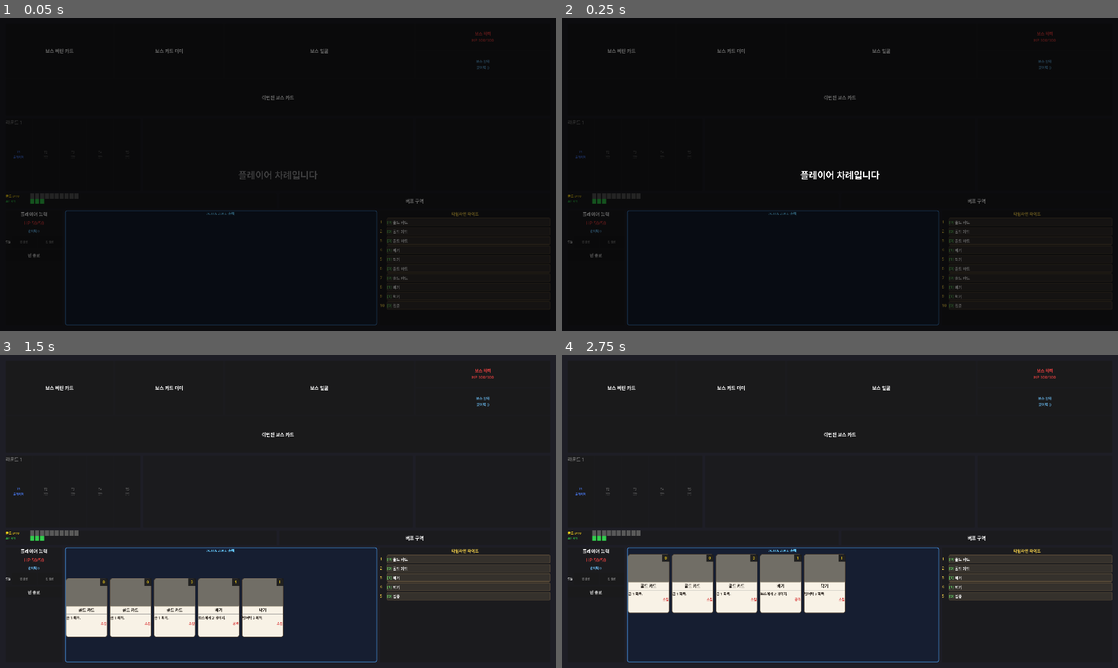
Above: before the commit, frames 1-4 (two rows, left to right).
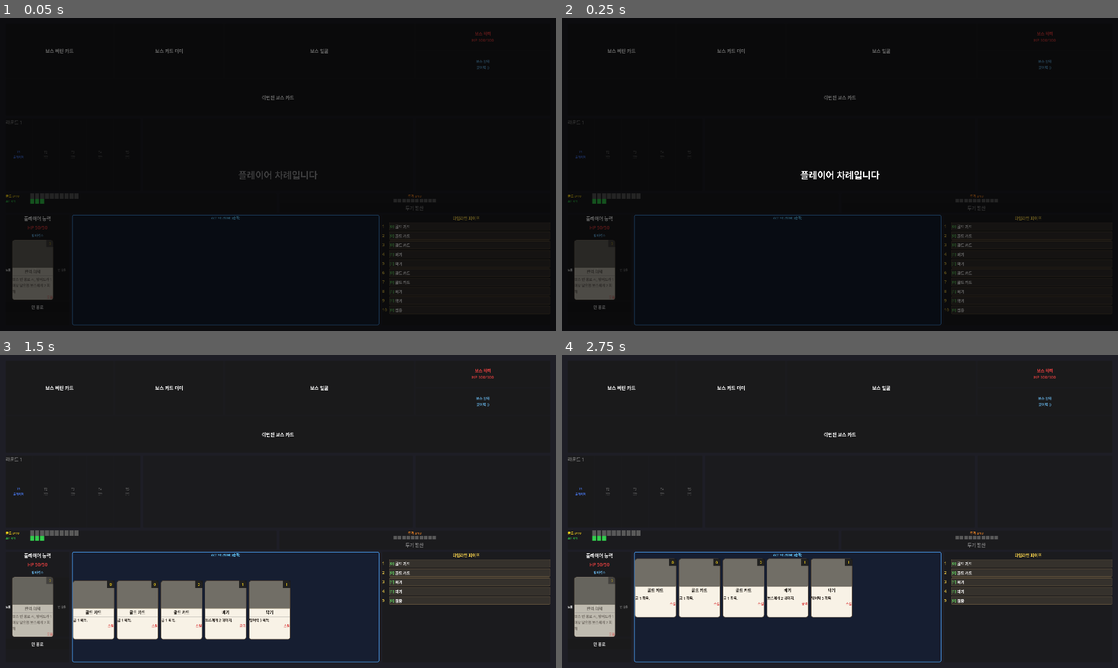
Above: after the commit, the same moments.

Repository: Bobby-Kang/boss-raid-card-game
Game: Godot game, scene res://scenes/main/main_scene.tscn
Two runs of this game, one before a commit and one after it. Both use one fixed random seed, a clock stepped at 60 frames per second and the inputs below.
Inputs:
- Up to frame 1 (0.05 s): no input
- Up to frame 2 (0.25 s): no input
- Up to frame 3 (1.5 s): tap Enter at 0.5 s; tap Space at 1.25 s
- Up to frame 4 (2.75 s): tap Enter at 2 s

The runs differ from the first frame. In frame 1, 2.6% of the frame differs, in the area x 1-99%, y 56-99%; in frame 2, 2.6%; in frame 3, 7.3%; in frame 4, 7.8%.

Commit message:
feat: 전사 고유 시스템 구현 — 투기 발산 + 반격 태세 모듈
- 투기 발산: 플레이어 턴 종료 시 남은 AP → 투기 스택(최대 10),
  10스택 도달 시 0 AP로 보스 10 피해 + 방어도 10 획득
  (WarriorRageSystem, BuffBar 내 RageLabel/RageOrbs/RageButton UI)
- 반격 태세 모듈: ActiveSlot1에 기본 장착. 보스 턴 종료 시
  방어도 1+ 남으면 보스에게 2 피해
  (ModuleAbility 베이스 + CounterStanceAbility 구현)
- 방어도 리셋 시점: 턴 종료 → 라운드 종료로 변경
  (반격 태세·투기 발산의 방어도 보너스가 라운드 내내 유효)
- 드롭존 규칙: MODULE 카드는 PLAY/DISCARD 거부, ACTIVE만 허용
- 직업 고유 시스템을 위한 디렉토리 구조 도입:
  scripts/characters/warrior/, scripts/cards/modules/,
  resources/cards/warrior/
- 문서 업데이트: GDD.md, GDD_warrior.md, CLAUDE.md

Co-Authored-By: Claude Opus 4.6 <noreply@anthropic.com>

Diff:
--- /dev/null
+++ b/resources/cards/warrior/module_counter_stance.tres
@@ -0,0 +1,16 @@
+[gd_resource type="Resource" script_class="CardData" format=3]
+
+[ext_resource type="Script" path="res://scripts/cards/card_data.gd" id="1_script"]
+[ext_resource type="Script" path="res://scripts/characters/warrior/counter_stance_ability.gd" id="2_ability"]
+
+[sub_resource type="Resource" id="Ability_counter_stance"]
+script = ExtResource("2_ability")
+module_id = "counter_stance"
+
+[resource]
+script = ExtResource("1_script")
+card_name = "반격 태세"
+cost = 0
+description = "보스 턴 종료 시, 방어도가 1 이상 남으면 보스에게 2 피해"
+card_type = 3
+module_ability = SubResource("Ability_counter_stance")
--- a/scenes/main/main_scene.tscn
+++ b/scenes/main/main_scene.tscn
@@ -257,11 +257,30 @@
 layout_mode = 2
 size_flags_horizontal = 3
 
-[node name="BuffLabel" type="Label" parent="BattleField/VBoxLayout/BottomArea/StatusBars/BuffBar" unique_id=380891074]
-layout_mode = 2
-text = "버프 구역"
-horizontal_alignment = 1
-vertical_alignment = 1
+[node name="VBox" type="VBoxContainer" parent="BattleField/VBoxLayout/BottomArea/StatusBars/BuffBar" unique_id=1168652075]
+layout_mode = 2
+theme_override_constants/separation = 2
+
+[node name="RageLabel" type="Label" parent="BattleField/VBoxLayout/BottomArea/StatusBars/BuffBar/VBox" unique_id=1168652076]
+unique_name_in_owner = true
+layout_mode = 2
+theme_override_colors/font_color = Color(1, 0.55, 0.15, 1)
+theme_override_font_sizes/font_size = 11
+text = "투기 0/10"
+horizontal_alignment = 1
+vertical_alignment = 1
+
+[node name="RageOrbs" type="HBoxContainer" parent="BattleField/VBoxLayout/BottomArea/StatusBars/BuffBar/VBox" unique_id=1168652077]
+unique_name_in_owner = true
+layout_mode = 2
+alignment = 1
+theme_override_constants/separation = 3
+
+[node name="RageButton" type="Button" parent="BattleField/VBoxLayout/BottomArea/StatusBars/BuffBar/VBox" unique_id=1168652078]
+unique_name_in_owner = true
+layout_mode = 2
+disabled = true
+text = "투기 발산"
 
 [node name="PlayerZones" type="HBoxContainer" parent="BattleField/VBoxLayout/BottomArea" unique_id=1701593457]
 custom_minimum_size = Vector2(0, 180)
--- a/scripts/cards/card_data.gd
+++ b/scripts/cards/card_data.gd
@@ -1,5 +1,8 @@
 class_name CardData
 extends Resource
+
+# class_name 등록 순서 회피를 위한 preload (ModuleAbility 타입 힌트용)
+const _ModuleAbilityType = preload("res://scripts/cards/modules/module_ability.gd")
 
 enum CardType { ATTACK, SKILL, POWER, MODULE }
 
@@ -9,6 +12,7 @@
 @export var card_type: CardType = CardType.ATTACK
 @export var artwork: Texture2D = null
 @export var effects: Array[CardEffect] = []
+@export var module_ability: ModuleAbility = null
 
 
 func get_description_text() -> String:
--- /dev/null
+++ b/scripts/cards/modules/module_ability.gd
@@ -0,0 +1,20 @@
+class_name ModuleAbility
+extends Resource
+
+## 공용 모듈 능력 베이스 클래스.
+## 모든 직업의 모듈 카드가 상속받는 훅 인터페이스.
+## 자식 클래스는 필요한 훅만 선택적으로 오버라이드한다.
+
+@export var module_id: String = ""
+
+
+func on_boss_turn_end(_ctx: GameContext) -> void:
+	pass
+
+
+func on_player_turn_start(_ctx: GameContext) -> void:
+	pass
+
+
+func on_player_turn_end(_ctx: GameContext) -> void:
+	pass
--- /dev/null
+++ b/scripts/characters/warrior/counter_stance_ability.gd
@@ -0,0 +1,10 @@
+class_name CounterStanceAbility
+extends ModuleAbility
+
+## 전사 전용 모듈 — 반격 태세.
+## 보스 턴 종료 시 플레이어 방어도가 1 이상 남아있으면 보스에게 2 피해.
+
+
+func on_boss_turn_end(ctx: GameContext) -> void:
+	if ctx.player_block >= 1:
+		ctx.deal_damage_to_boss(2)
--- /dev/null
+++ b/scripts/characters/warrior/rage_system.gd
@@ -0,0 +1,41 @@
+class_name WarriorRageSystem
+extends RefCounted
+
+## 전사 전용 — 투기 발산 시스템.
+## 플레이어 턴 종료 시 남은 AP를 투기 스택으로 치환하고,
+## 10스택 도달 시 발동하여 보스 10 피해 + 플레이어 방어도 10을 부여한다.
+##
+## GameContext에는 이 시스템 관련 상태가 존재하지 않는다.
+## main_scene에서 GameContext 참조를 주입받아 피해/방어도 부여를 위임한다.
+
+signal rage_changed(stacks: int, max_stacks: int)
+
+const MAX_RAGE := 10
+
+var stacks: int = 0
+var ctx: GameContext
+
+
+func _init(game_ctx: GameContext) -> void:
+	ctx = game_ctx
+
+
+func add(amount: int) -> void:
+	if amount <= 0:
+		return
+	stacks = mini(stacks + amount, MAX_RAGE)
+	rage_changed.emit(stacks, MAX_RAGE)
+
+
+func can_consume() -> bool:
+	return stacks >= MAX_RAGE
+
+
+func consume() -> bool:
+	if not can_consume():
+		return false
+	ctx.deal_damage_to_boss(10)
+	ctx.add_block(10)
+	stacks = 0
+	rage_changed.emit(stacks, MAX_RAGE)
+	return true
--- a/scripts/main/main_scene.gd
+++ b/scripts/main/main_scene.gd
@@ -4,11 +4,19 @@
 const DRAW_COUNT := 5
 const TURNS_PER_ROUND := 5
 
-# 카드 종류 (4종)
+# 카드 종류 (공용 스타터 4종)
 const CARD_GOLD := preload("res://resources/cards/starter_gold.tres")
 const CARD_ATTACK := preload("res://resources/cards/starter_attack.tres")
 const CARD_BLOCK := preload("res://resources/cards/starter_block.tres")
 const CARD_DRAW := preload("res://resources/cards/starter_draw.tres")
+
+# 전사 전용 모듈
+const MODULE_COUNTER_STANCE := preload("res://resources/cards/warrior/module_counter_stance.tres")
+
+# Rage UI
+const RAGE_COLOR := Color(1.0, 0.55, 0.15, 1.0)
+const RAGE_EMPTY_COLOR := Color(0.35, 0.35, 0.35, 1.0)
+const RAGE_ORB_SIZE := 12
 
 const STARTER_DECK: Array = [
 	CARD_GOLD, CARD_GOLD, CARD_GOLD, CARD_ATTACK, CARD_BLOCK,
@@ -38,14 +46,20 @@
 @onready var active_slot_1: PanelContainer = %ActiveSlot1
 @onready var active_slot_2: PanelContainer = %ActiveSlot2
 
+# Rage UI (전사 투기 발산)
+@onready var rage_label: Label = %RageLabel
+@onready var rage_orbs: HBoxContainer = %RageOrbs
+@onready var rage_button: Button = %RageButton
+
 # 카드 배열
 var hand_cards: Array[Control] = []    # 손패 (최대 5장, 사용 가능)
 var queue_cards: Array[Control] = []   # 타임라인 파이프 (대기 중)
 
 var game_ctx: GameContext
+var rage_system: WarriorRageSystem
 var is_discarding_from_effect: bool = false
 
-# 예비/액티브 슬롯
+# 액티브 슬롯
 var active_cards: Array[Control] = [null, null]
 
 # 라운드/턴
@@ -83,6 +97,13 @@
 	_on_boss_hp_changed(game_ctx.boss_hp, game_ctx.boss_max_hp)
 	_on_boss_block_changed(game_ctx.boss_block)
 
+	# 전사 전용 — 투기 발산 시스템
+	rage_system = WarriorRageSystem.new(game_ctx)
+	rage_system.rage_changed.connect(_on_rage_changed)
+	_create_rage_orbs(WarriorRageSystem.MAX_RAGE)
+	rage_button.pressed.connect(_on_rage_button_pressed)
+	_on_rage_changed(rage_system.stacks, WarriorRageSystem.MAX_RAGE)
+
 
 func _on_player_hp_changed(current: int, max_hp: int) -> void:
 	hp_label.text = "HP %d/%d" % [current, max_hp]
@@ -115,13 +136,16 @@
 	# 손패에 있는 카드만 허용
 	if card not in hand_cards:
 		return false
+	var is_module: bool = card.data.card_type == CardData.CardType.MODULE
 	match zone_type:
 		DropZone.ZoneType.PLAY:
-			return true
+			# 모듈은 사용 불가 (장착 전용)
+			return not is_module
 		DropZone.ZoneType.DISCARD:
-			return true
+			# 모듈은 파이프로 버릴 수 없음 (장착 전용)
+			return not is_module
 		DropZone.ZoneType.ACTIVE:
-			return card.data.card_type == CardData.CardType.MODULE
+			return is_module
 	return false
 
 
@@ -167,7 +191,19 @@
 		queue_card_holder.add_child(card)
 		queue_cards.append(card)
 	_rebuild_pipe_ui()
+	_equip_warrior_modules()
 	_start_round()
+
+
+func _equip_warrior_modules() -> void:
+	# 반격 태세를 액티브 슬롯 1에 기본 장착 (파이프/손패와 별개)
+	var card: Control = CardScene.instantiate()
+	card.data = MODULE_COUNTER_STANCE.duplicate()
+	card.is_face_up = true
+	active_slot_1.add_child(card)
+	card.position = Vector2.ZERO
+	active_cards[0] = card
+	card.set_active(false)
 
 
 # === 손패 드로우 ===
@@ -350,6 +386,8 @@
 func _advance_turn() -> void:
 	current_turn += 1
 	if current_turn > TURNS_PER_ROUND:
+		# 라운드 종료 — 방어도 리셋
+		game_ctx.reset_block()
 		current_round += 1
 		_start_round()
 		return
@@ -381,6 +419,10 @@
 	phase_banner.show_sequence(messages)
 	await phase_banner.banner_finished
 	game_ctx.deal_damage_to_player(5)
+	# 장착된 모듈의 보스 턴 종료 훅 실행
+	for card in active_cards:
+		if card and card.data and card.data.module_ability:
+			card.data.module_ability.on_boss_turn_end(game_ctx)
 	_advance_turn()
 
 
@@ -452,7 +494,9 @@
 
 
 func _finish_turn() -> void:
-	game_ctx.reset_block()
+	# 남은 AP를 투기 스택으로 치환 (플레이어 턴 종료 시)
+	rage_system.add(resource_bar.ap_manager.current)
+	# 골드는 턴 종료 시 증발, 방어도는 라운드 종료까지 유지
 	resource_bar.gold_manager.reset()
 	end_turn_button.disabled = true
 	_advance_turn()
@@ -468,3 +512,32 @@
 	hand_cards.clear()
 	queue_cards.clear()
 	_rebuild_pipe_ui()
+
+
+# === 투기 발산 UI (전사 전용) ===
+
+func _create_rage_orbs(count: int) -> void:
+	for child in rage_orbs.get_children():
+		child.queue_free()
+	for i in range(count):
+		var orb := ColorRect.new()
+		orb.custom_minimum_size = Vector2(RAGE_ORB_SIZE, RAGE_ORB_SIZE)
+		orb.color = RAGE_EMPTY_COLOR
+		rage_orbs.add_child(orb)
+
+
+func _on_rage_changed(stacks: int, max_stacks: int) -> void:
+	rage_label.text = "투기 %d/%d" % [stacks, max_stacks]
+	var orbs := rage_orbs.get_children()
+	for i in range(orbs.size()):
+		orbs[i].color = RAGE_COLOR if i < stacks else RAGE_EMPTY_COLOR
+	rage_button.disabled = stacks < max_stacks
+
+
+func _on_rage_button_pressed() -> void:
+	# 플레이어 턴일 때만 발동 가능 (턴 종료 버튼이 활성 상태 == 플레이어 턴)
+	if end_turn_button.disabled:
+		return
+	if not rage_system.can_consume():
+		return
+	rage_system.consume()
Not shown, added: scripts/cards/modules/module_ability.gd.uid
Not shown, added: scripts/characters/warrior/counter_stance_ability.gd.uid
Not shown, added: scripts/characters/warrior/rage_system.gd.uid
Not shown, changed: CLAUDE.md
Not shown, changed: GDD.md
Not shown, changed: GDD_warrior.md
